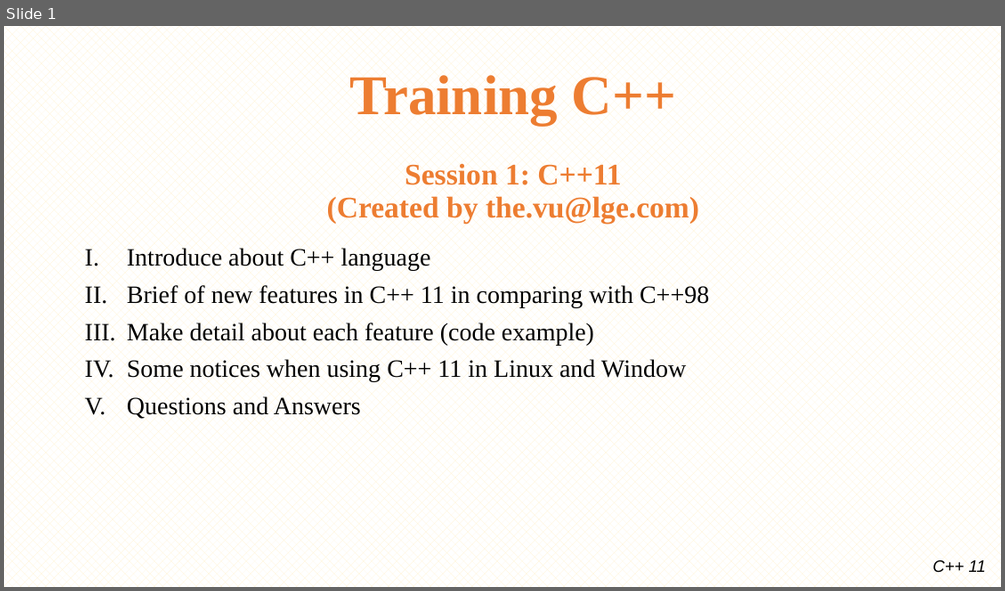
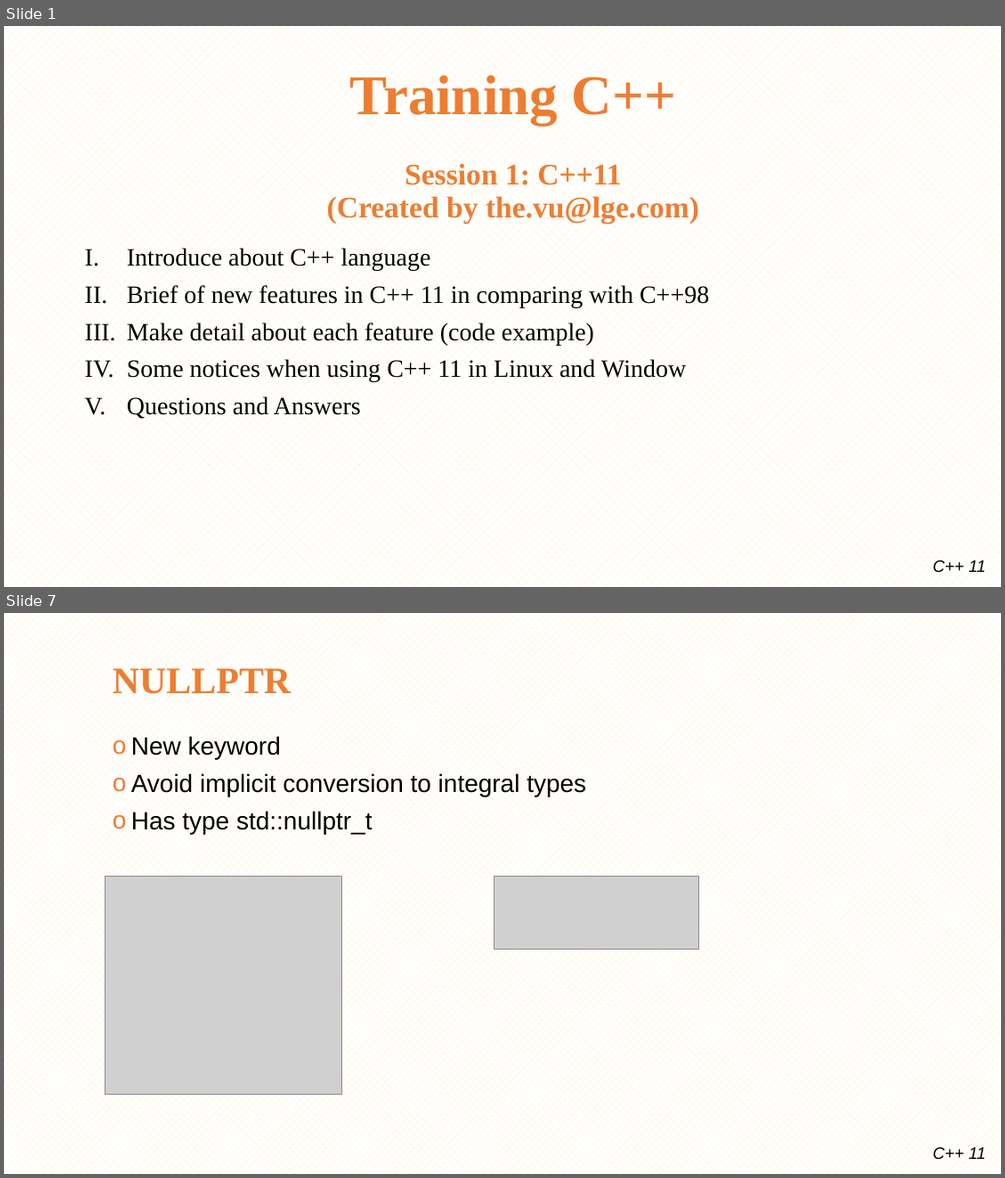
Before and after one commit to minhthedt/hello-world, a slide deck: Training/LG_Training_C++11.pptx. Shown one above the other, each under a label of ours: slide 1 before the commit, slides 1 and 7 after it; the slides between them are not shown. The pictures are 1005x591 and 1005x1178 pixels, drawn with LibreOffice and Linux fonts; fonts in the diff are those of the drawing; grey boxes stand for pictures; background and template pictures are left out. Boxes give left, top, right and bottom in pixels: in the first picture for what was removed or moved away, otherwise in the second. Text is boxed around its words. In the diff, an @@ line names an element or a change of style, - is before the commit and + after.

```diff
--- a/Training/LG_Training_C++11.pptx
+++ b/Training/LG_Training_C++11.pptx
@@ slide 7 added at [4, 613, 1001, 1174], background pattern #FFF2CC on #FFFFFF; not listed: 1 template element that a slide beside it also shows @@
@@ title added at [113, 668, 291, 694], 36 pt, text #ED7D31, bold @@
+NULLPTR
@@ text added at [131, 736, 586, 834], 24 pt, text #000000 @@
+o New keyword
+o Avoid implicit conversion to integral types
+o Has type std::nullptr_t
@@ picture added at [105, 876, 341, 1094] @@
@@ picture added at [494, 876, 699, 949] @@
```
Also in this commit, not shown: 4 slides changed, 34 other slides added, 9 slides removed, 21 other files.
